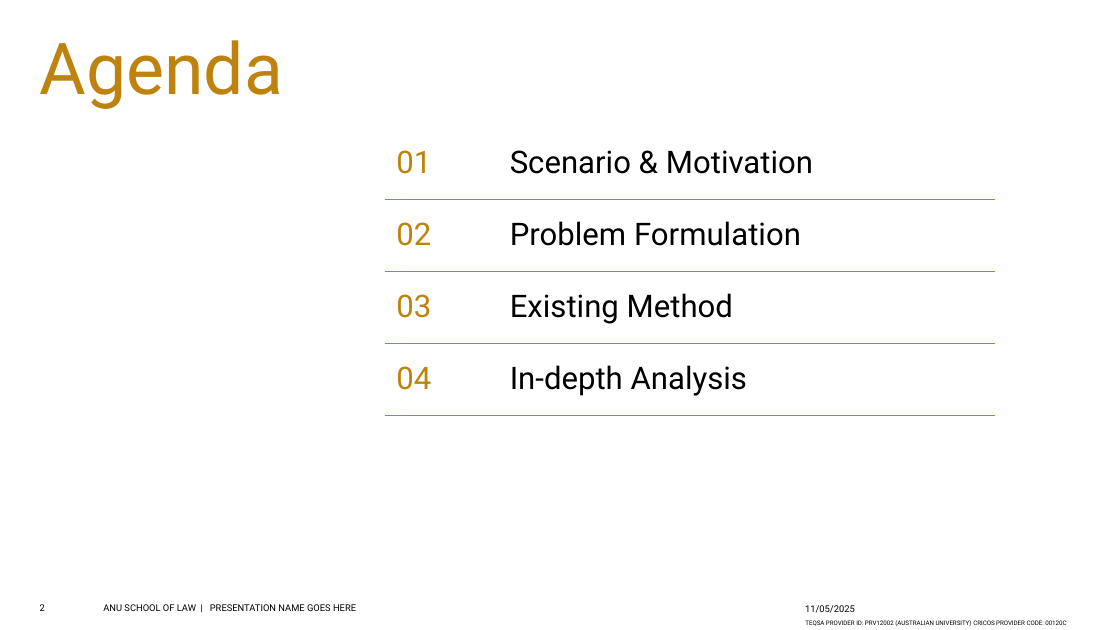
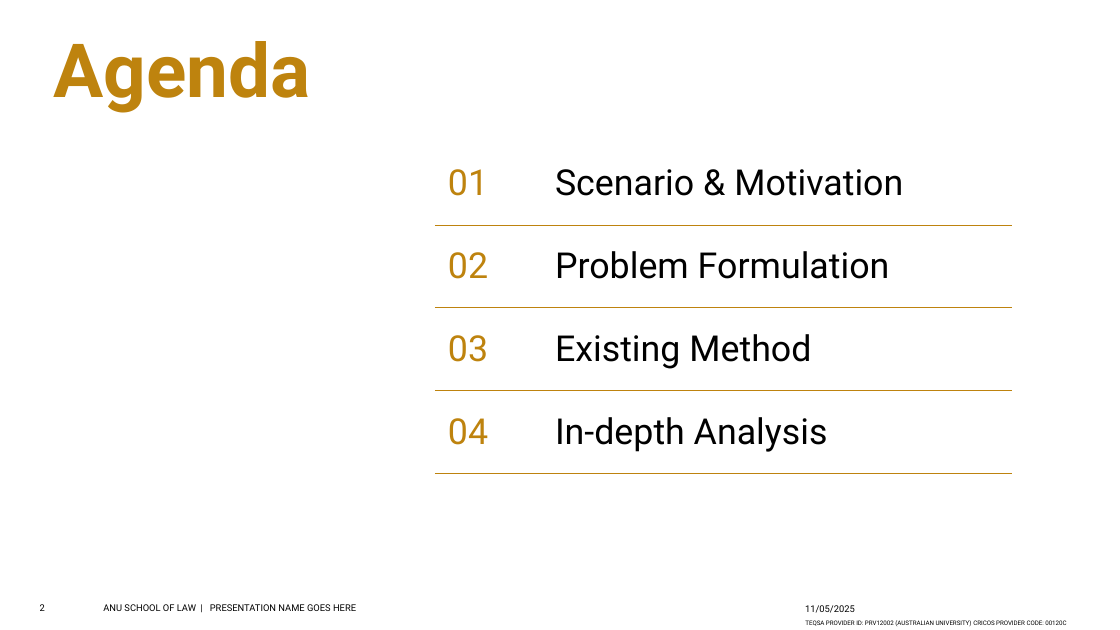
Before and after one commit to hahahaHan233/Study-HIP, a slide deck: slide 2 of src/Pre.pptx. Drawn at 1120x630 pixels with LibreOffice and Linux fonts; fonts in the diff are those of the drawing; background and template pictures are left out. Boxes give left, top, right and bottom in pixels: in the first picture for what was removed or moved away, otherwise in the second. Text is boxed around its words. In the diff, an @@ line names an element or a change of style, - is before the commit and + after.

```diff
--- a/src/Pre.pptx
+++ b/src/Pre.pptx
@@ title "Agenda": place and size @@
-title "Agenda" at [40,40,283,109]
+title "Agenda" at [54,41,311,113]
@@ title "Agenda" at [54,41,311,113]: size 46 to 48 pt, bold on @@
@@ table at [435,142,1012,474] @@
@@ size 20 to 23 pt @@
@@ table: place and size @@
-table at [385,128,996,416]
+table at [435,142,1012,474]
```
Also in this commit, not shown: 8 other slides changed.
